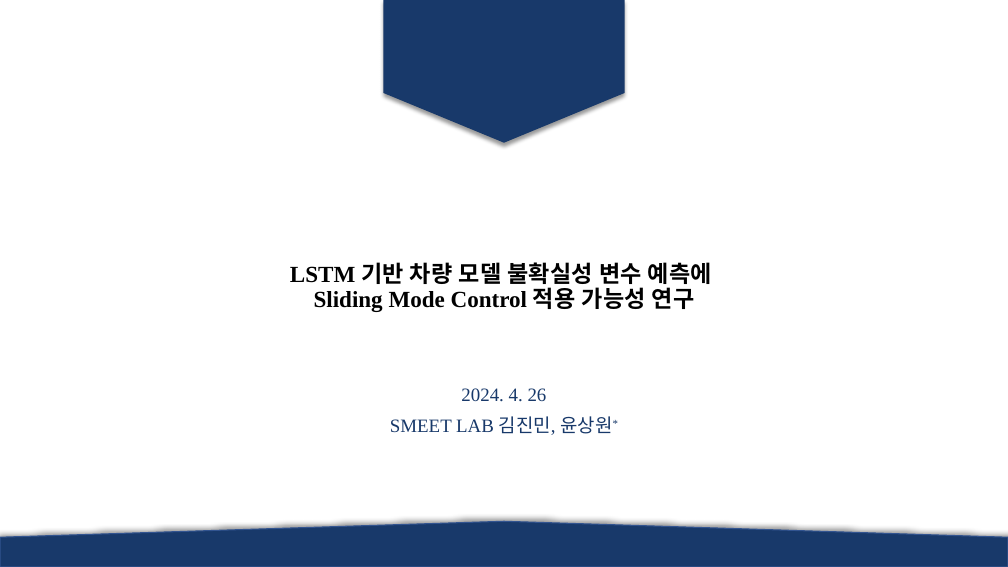
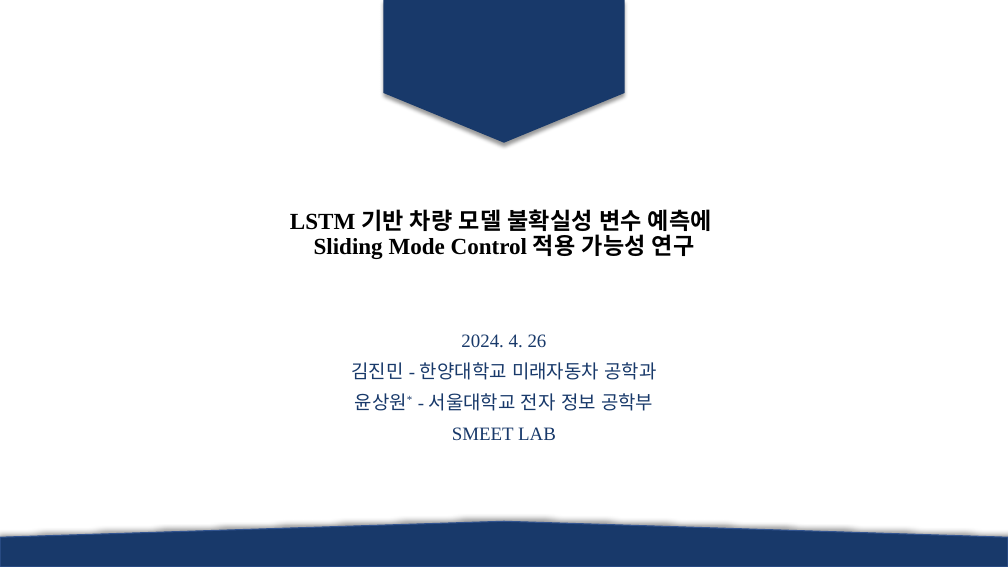
Before and after one commit to epoxx-arch/Torque_vectoringthesis, a slide deck: slide 1 of 졸업 논문/JCCI 발표.pptx. Drawn at 1008x567 pixels with LibreOffice and Linux fonts; fonts in the diff are those of the drawing; background and template pictures are left out. Boxes give left, top, right and bottom in pixels: in the first picture for what was removed or moved away, otherwise in the second. Text is boxed around its words. In the diff, an @@ line names an element or a change of style, - is before the commit and + after.

```diff
--- a/졸업 논문/JCCI 발표.pptx
+++ b/졸업 논문/JCCI 발표.pptx
@@ text "LSTM 기반 차량 모델 불확실성 ..." moved from (x1=290, y1=262, x2=712, y2=312) to (x1=290, y1=209, x2=712, y2=259) @@
@@ subtitle "2024. 4. 26" moved from (x1=390, y1=388, x2=612, y2=435) to (x1=351, y1=334, x2=656, y2=440) @@
@@ subtitle at (x1=351, y1=362, x2=656, y2=440): text changed @@
-SMEET LAB 김진민, 윤상원*
+김진민 - 한양대학교 미래자동차 공학과
+윤상원* - 서울대학교 전자 정보 공학부
+SMEET LAB
```
Also in this commit, not shown: 10 other slides changed, 7 slides added, 5 slides removed, 27 other files.
